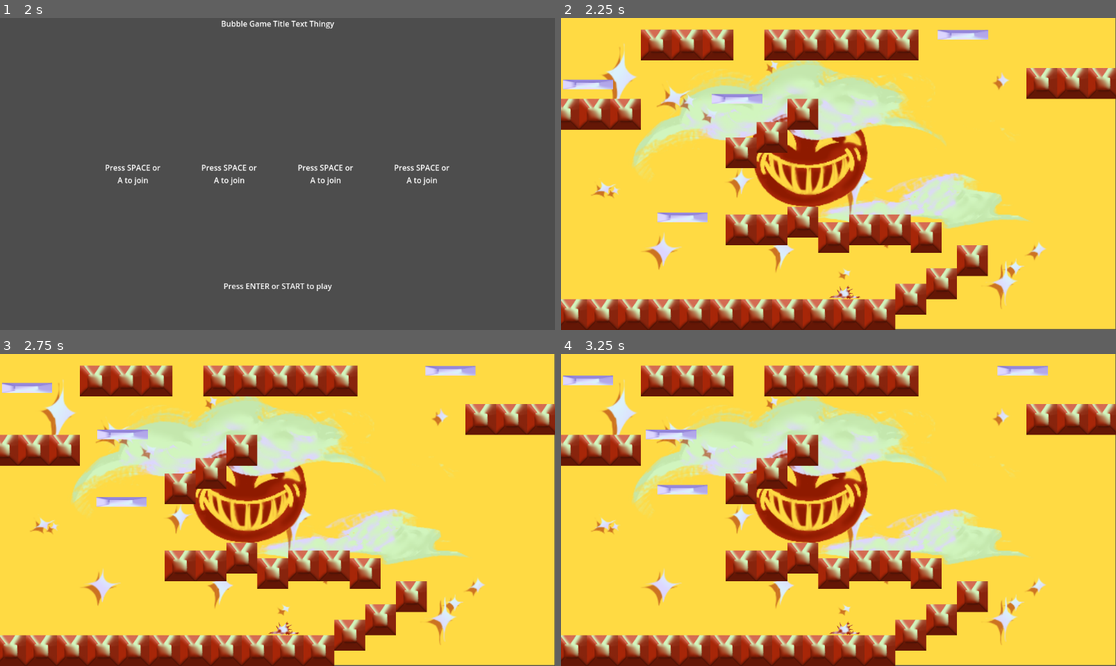
Above: before the commit, frames 1-4 (two rows, left to right).
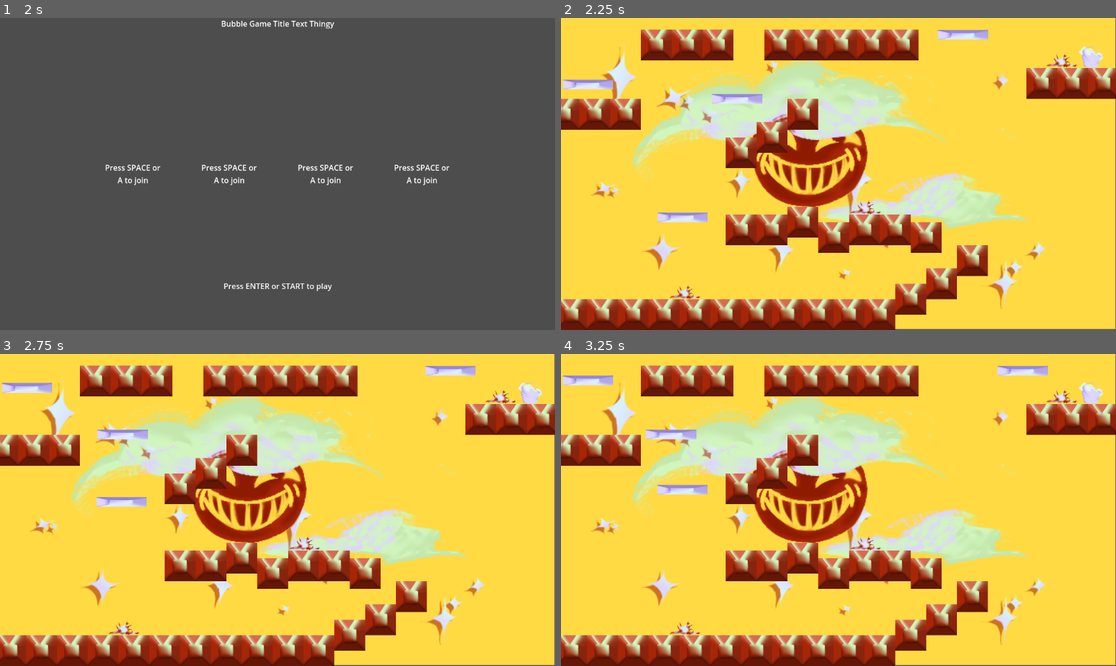
Above: after the commit, the same moments.

Repository: Nova840/GGJ2025
Game: Godot game, scene res://scenes/start_menu.tscn
Two runs of this game, one before a commit and one after it. Both use one fixed random seed, a clock stepped at 60 frames per second and the inputs below.
Inputs:
- Up to frame 1 (2 s): tap Space (Keyboard Action 1) at 0.5 s; hold Space (Keyboard Action 1) 0.53-1.28 s; hold D (Keyboard Right) from 0.53 s (still down); tap W (Keyboard Up) at 0.77, 1.52 s; tap Shift (Keyboard Action 2) at 1.35 s
- Up to frame 2 (2.25 s): tap Space (Keyboard Action 1) at 2 s; release D (Keyboard Right) at 2.03 s; hold A (Keyboard Left) from 2.03 s (still down); hold Enter (Keyboard Start) from 2.03 s (still down)
- Up to frame 3 (2.75 s): keep holding A (Keyboard Left); keep holding Enter (Keyboard Start)
- Up to frame 4 (3.25 s): release A (Keyboard Left) at 2.78 s; release Enter (Keyboard Start) at 2.78 s; hold D (Keyboard Right) from 2.78 s (still down); tap Space (Keyboard Action 1) at 2.85 s; tap W (Keyboard Up) at 3.02 s

Frame 1 is identical in both runs. In frame 2, 0.6% of the frame differs, in the area x 19-98%, y 9-91%; in frame 3, 0.6%; in frame 4, 0.6%.

Commit message:
added goal and thorns

Diff:
--- /dev/null
+++ b/ggj25/run/scenes/goal.tscn
@@ -0,0 +1,20 @@
+[gd_scene load_steps=4 format=3 uid="uid://csjheu7eaogoe"]
+
+[ext_resource type="Script" path="res://run/scripts/goal.gd" id="1_ctlqu"]
+[ext_resource type="Texture2D" uid="uid://dm8nt86o7ujs2" path="res://assets/bucketrun.png" id="1_qsfp1"]
+
+[sub_resource type="RectangleShape2D" id="RectangleShape2D_wisu8"]
+size = Vector2(50, 44)
+
+[node name="Goal" type="Area2D"]
+script = ExtResource("1_ctlqu")
+
+[node name="Sprite2D" type="Sprite2D" parent="."]
+scale = Vector2(0.5, 0.5)
+texture = ExtResource("1_qsfp1")
+
+[node name="CollisionShape2D" type="CollisionShape2D" parent="."]
+position = Vector2(-2, -4)
+shape = SubResource("RectangleShape2D_wisu8")
+
+[connection signal="body_entered" from="." to="." method="_on_body_entered"]
--- a/ggj25/run/scenes/run.tscn
+++ b/ggj25/run/scenes/run.tscn
@@ -8,6 +8,7 @@
 [ext_resource type="Texture2D" uid="uid://dkl72ci1cevtn" path="res://assets/runbackground.png" id="6_mt661"]
 [ext_resource type="PackedScene" uid="uid://bbtbe3mcbinu6" path="res://run/scenes/thorns.tscn" id="7_u7kg0"]
 [ext_resource type="PackedScene" uid="uid://dqpxd3p77ow5n" path="res://run/scenes/moving_platform.tscn" id="8_y0fip"]
+[ext_resource type="PackedScene" uid="uid://csjheu7eaogoe" path="res://run/scenes/goal.tscn" id="9_xjock"]
 
 [sub_resource type="TileSetAtlasSource" id="TileSetAtlasSource_7se6j"]
 texture = ExtResource("2_adwxx")
@@ -84,8 +85,11 @@
 [node name="LevelManager" type="Node2D" parent="."]
 script = ExtResource("3_1h47e")
 
-[node name="Thorns" parent="." instance=ExtResource("7_u7kg0")]
-position = Vector2(591, 569)
+[node name="Thorns2" parent="." instance=ExtResource("7_u7kg0")]
+position = Vector2(259, 569)
+
+[node name="Thorns1" parent="." instance=ExtResource("7_u7kg0")]
+position = Vector2(1041, 88)
 
 [node name="MovingPlatform1" parent="." instance=ExtResource("8_y0fip")]
 position = Vector2(254, 422)
@@ -102,3 +106,9 @@
 [node name="MovingPlatform3" parent="." instance=ExtResource("8_y0fip")]
 position = Vector2(58, 143)
 curve = SubResource("Curve2D_t2d5t")
+
+[node name="Goal" parent="." instance=ExtResource("9_xjock")]
+position = Vector2(1105, 85)
+
+[node name="Thorns3" parent="." instance=ExtResource("7_u7kg0")]
+position = Vector2(634, 393)
--- a/ggj25/run/scenes/thorns.tscn
+++ b/ggj25/run/scenes/thorns.tscn
@@ -1,11 +1,13 @@
-[gd_scene load_steps=3 format=3 uid="uid://bbtbe3mcbinu6"]
+[gd_scene load_steps=4 format=3 uid="uid://bbtbe3mcbinu6"]
 
 [ext_resource type="Texture2D" uid="uid://bvq1pxa1eri2d" path="res://assets/Thorns.png" id="1_6es04"]
+[ext_resource type="Script" path="res://run/scripts/thorns.gd" id="1_hqwl5"]
 
 [sub_resource type="RectangleShape2D" id="RectangleShape2D_whcej"]
 size = Vector2(68, 25)
 
 [node name="Thorns" type="Area2D"]
+script = ExtResource("1_hqwl5")
 
 [node name="Sprite2D" type="Sprite2D" parent="."]
 scale = Vector2(0.3, 0.3)
@@ -14,3 +16,5 @@
 [node name="CollisionShape2D" type="CollisionShape2D" parent="."]
 position = Vector2(0, 2.5)
 shape = SubResource("RectangleShape2D_whcej")
+
+[connection signal="body_entered" from="." to="." method="_on_body_entered"]
--- /dev/null
+++ b/ggj25/run/scripts/goal.gd
@@ -0,0 +1,6 @@
+extends Area2D
+
+
+func _on_body_entered(body: Node2D) -> void:
+	if body is PlayerController:
+		body.finished_level = true
--- a/ggj25/run/scripts/level_manager.gd
+++ b/ggj25/run/scripts/level_manager.gd
@@ -1,4 +1,5 @@
 extends Node2D
+class_name LevelManager
 
 var starting_players: Array[int]
 var player_controllers: Array[PlayerController]
@@ -15,6 +16,7 @@
 		add_child(player_scene)
 		player_scene.id = p
 		player_scene.global_position.x = 20 + start_pos_offset
+		player_scene.global_position.y = 300
 		# increase offset for other players
 		start_pos_offset += 5
 		player_controllers.append(player_scene)
@@ -30,10 +32,11 @@
 	var players_won: Array[int]
 	var players_eliminated: Array[int]
 	for p in player_controllers:
-		if not p.is_alive:
+		if not p.is_alive and not p.finished_level:
 			players_eliminated.append(_controller_to_id(p))
 		if p.finished_level:
 			players_won.append(_controller_to_id(p))
+			# TODO - remove player visibility
 
 	# if all alive players have made it to the goal, move on to the next level
 	if players_eliminated.size() + players_won.size() == starting_players.size():
--- a/ggj25/run/scripts/player_animator.gd
+++ b/ggj25/run/scripts/player_animator.gd
@@ -11,5 +11,5 @@
 	elif player_controller.direction == -1:
 		sprite.flip_h = true
 
-	if not player_controller.is_alive:
+	if not player_controller.is_alive or player_controller.finished_level:
 		sprite.visible = false
--- /dev/null
+++ b/ggj25/run/scripts/thorns.gd
@@ -0,0 +1,6 @@
+extends Area2D
+
+
+func _on_body_entered(body: Node2D) -> void:
+	if body is PlayerController:
+		body.is_alive = false
Not shown, added: ggj25/assets/Blue_ball_animation_frame_1.png.import
Not shown, added: ggj25/assets/Blue_ball_animation_frame_2.png.import
Not shown, added: ggj25/assets/Blue_ball_animation_frame_3.png.import
Not shown, added: ggj25/assets/Blue_ball_animation_frame_4.png.import
Not shown, added: ggj25/assets/Green_ball_animation_frame_1.png.import
Not shown, added: ggj25/assets/Green_ball_animation_frame_2.png.import
Not shown, added: ggj25/assets/Green_ball_animation_frame_3.png.import
Not shown, added: ggj25/assets/Green_ball_animation_frame_4.png.import
Not shown, added: ggj25/assets/Green_ball_animation_frame_5.png.import
Not shown, added: ggj25/assets/Pink_ball_animation_frame_1.png.import
Not shown, added: ggj25/assets/Pink_ball_animation_frame_2.png.import
Not shown, added: ggj25/assets/Pink_ball_animation_frame_3.png.import
(and 8 more such lines)
